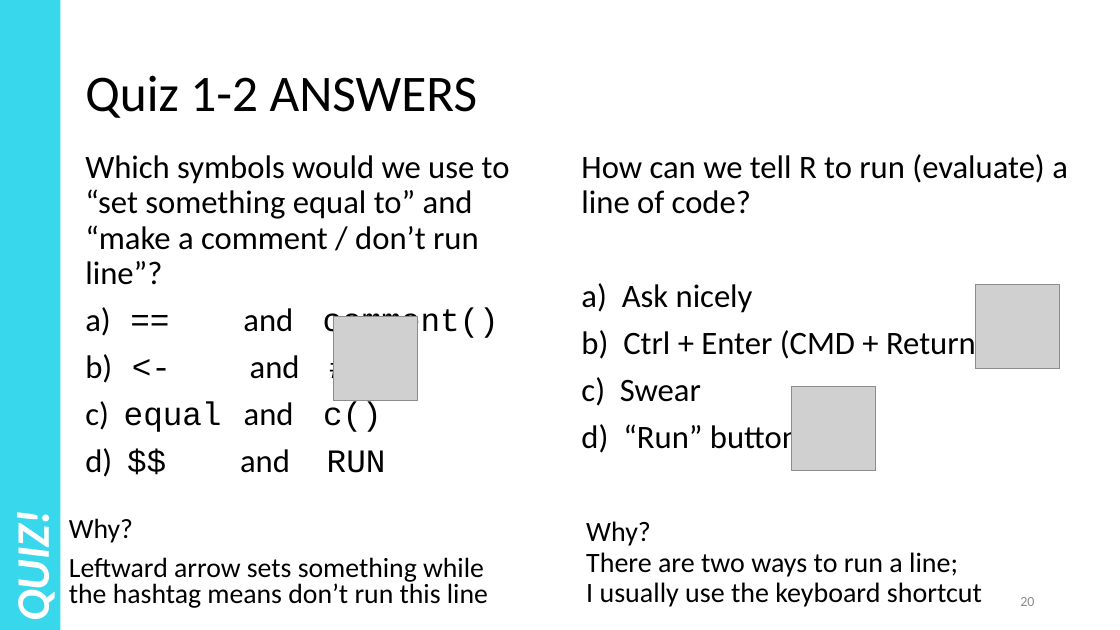
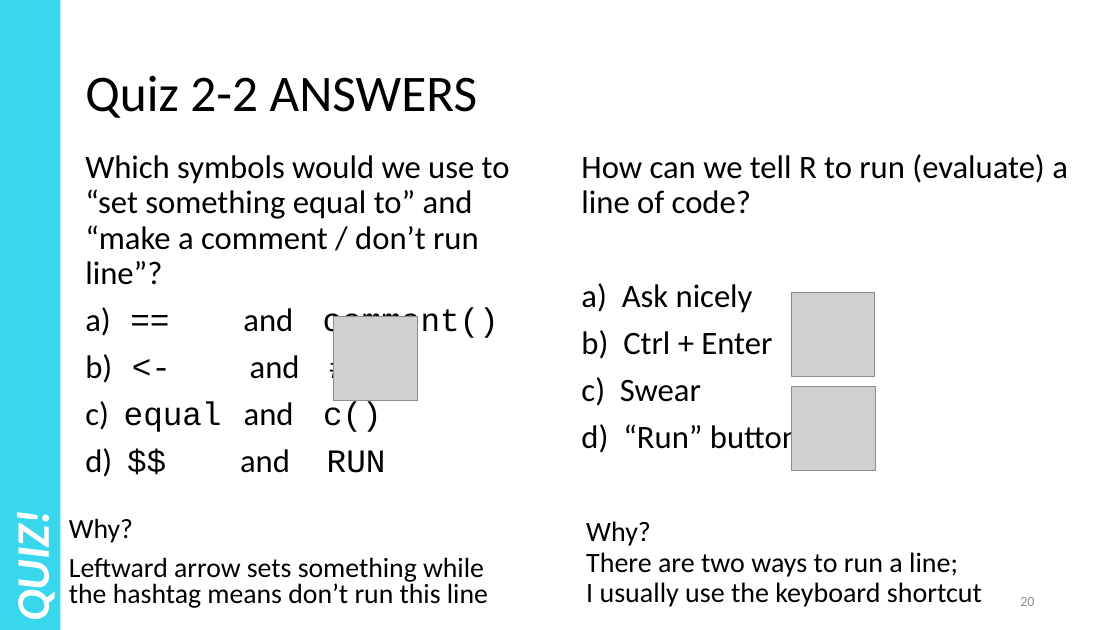
Before and after one commit to justinpriest/ADFG_R_Intro_Workshop, a slide deck: slide 20 of presentations/2 - About R and RStudio.pptx. Drawn at 1120x630 pixels with LibreOffice and Linux fonts; fonts in the diff are those of the drawing; grey boxes stand for pictures. Boxes give left, top, right and bottom in pixels: in the first picture for what was removed or moved away, otherwise in the second. Text is boxed around its words. In the diff, an @@ line names an element or a change of style, - is before the commit and + after.

```diff
--- a/presentations/2 - About R and RStudio.pptx
+++ b/presentations/2 - About R and RStudio.pptx
@@ title at (85,75,478,118): text changed @@
-Quiz 1-2 ANSWERS
+Quiz 2-2 ANSWERS
@@ picture: place and size @@
-picture at (975,285,1060,369)
+picture at (791,292,875,376)
@@ text at (581,330,772,359): text changed @@
-b) Ctrl + Enter (CMD + Return)
+b) Ctrl + Enter
```
Also in this commit, not shown: 11 other slides changed.
